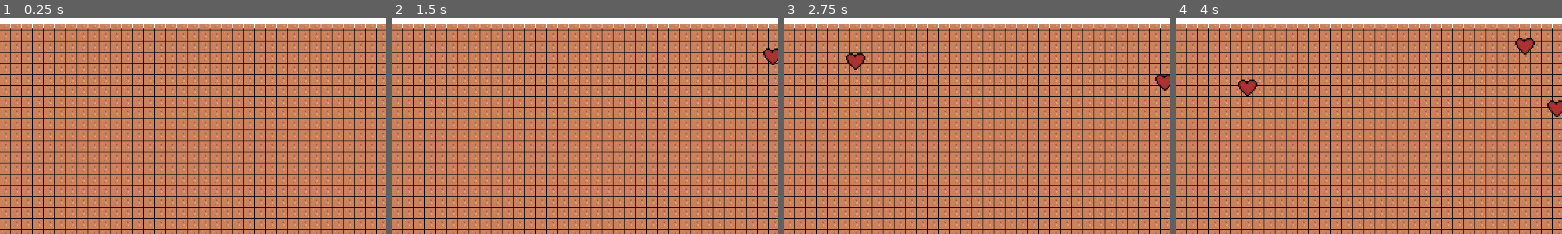
Above: before the commit, frames 1-4 (left to right).
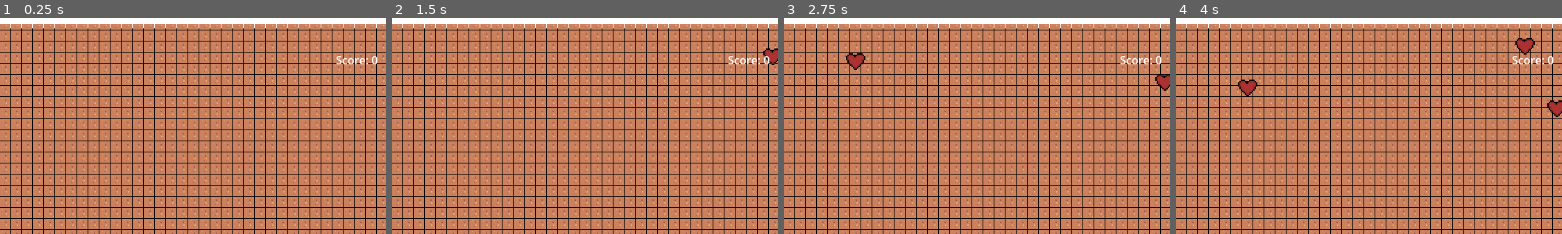
Above: after the commit, the same moments.

Repository: akhlex/Valentine-Game
Game: Godot game, scene res://scenes/main.tscn
Same seed, same stepped clock (60 frames per second), same inputs: the game is played once before the commit and once after it.
Inputs:
- Up to frame 1 (0.25 s): no input
- Up to frame 2 (1.5 s): tap Enter at 0.5 s; hold D (right) from 0.53 s (still down)
- Up to frame 3 (2.75 s): release D (right) at 2.03 s; hold A (left) from 2.03 s (still down)
- Up to frame 4 (4 s): release A (left) at 2.78 s; hold D (right) from 2.78 s (still down)
The pictures show only the part of the screen within x 2-52%, y 0-50%; the shares and areas given below are measured in that part.

The runs differ from the first frame. In frame 1, 0.2% of the frame differs, in the area x 87-98%, y 17-22%; in frame 2, 0.2%; in frame 3, 0.2%; in frame 4, 0.2%.

Commit message:
main menu init, basic stuff

Diff:
--- /dev/null
+++ b/global.gd
@@ -0,0 +1,4 @@
+extends Node
+
+
+var score = 0
--- a/project.godot
+++ b/project.godot
@@ -14,6 +14,10 @@
 run/main_scene="res://scenes/main.tscn"
 config/features=PackedStringArray("4.2", "GL Compatibility")
 config/icon="res://icon.svg"
+
+[autoload]
+
+Global="*res://global.gd"
 
 [input]
 
--- a/scenes/basket.gd
+++ b/scenes/basket.gd
@@ -4,4 +4,5 @@
 
 func _on_basket_area_area_entered(area):
 	if area.name == "HeartArea":
+		Global.score += 1
 		area.get_parent().queue_free()
--- /dev/null
+++ b/scenes/game_over.tscn
@@ -0,0 +1,9 @@
+[gd_scene format=3 uid="uid://b36k8226spfwb"]
+
+[node name="GameOver" type="Control"]
+layout_mode = 3
+anchors_preset = 15
+anchor_right = 1.0
+anchor_bottom = 1.0
+grow_horizontal = 2
+grow_vertical = 2
--- a/scenes/heart.gd
+++ b/scenes/heart.gd
@@ -5,4 +5,7 @@
 # Called every frame. 'delta' is the elapsed time since the previous frame.
 func _process(delta):
 	position.y += 0.5
-	pass
+
+
+func _on_visible_on_screen_notifier_2d_screen_exited():
+	queue_free()
--- a/scenes/heart.tscn
+++ b/scenes/heart.tscn
@@ -19,3 +19,9 @@
 [node name="CollisionShape2D" type="CollisionShape2D" parent="HeartArea"]
 position = Vector2(0, -1)
 shape = SubResource("CircleShape2D_newko")
+
+[node name="VisibleOnScreenNotifier2D" type="VisibleOnScreenNotifier2D" parent="."]
+position = Vector2(-4.76837e-07, -1.5)
+scale = Vector2(1.5, 1.45)
+
+[connection signal="screen_exited" from="VisibleOnScreenNotifier2D" to="." method="_on_visible_on_screen_notifier_2d_screen_exited"]
--- a/scenes/main.tscn
+++ b/scenes/main.tscn
@@ -1,9 +1,10 @@
-[gd_scene load_steps=8 format=3 uid="uid://blyp4508ga5jd"]
+[gd_scene load_steps=9 format=3 uid="uid://blyp4508ga5jd"]
 
 [ext_resource type="Script" path="res://scenes/main.gd" id="1_kur5i"]
 [ext_resource type="Texture2D" uid="uid://clp24ynv55vo2" path="res://assets/art/background.png" id="1_nmf45"]
 [ext_resource type="PackedScene" uid="uid://07sidlecqqk3" path="res://scenes/player.tscn" id="2_cdx5n"]
 [ext_resource type="Texture2D" uid="uid://dy4eyr605a7bk" path="res://assets/art/tilemap.png" id="3_goiig"]
+[ext_resource type="PackedScene" uid="uid://djk08fnuureif" path="res://scenes/score.tscn" id="5_uwrnn"]
 
 [sub_resource type="TileSetAtlasSource" id="TileSetAtlasSource_o8g2s"]
 texture = ExtResource("3_goiig")
@@ -481,4 +482,9 @@
 [node name="HeartTimer" type="Timer" parent="."]
 autostart = true
 
+[node name="Score" parent="." instance=ExtResource("5_uwrnn")]
+
+[node name="Camera2D" type="Camera2D" parent="."]
+position = Vector2(576, 324)
+
 [connection signal="timeout" from="HeartTimer" to="." method="_on_heart_timer_timeout"]
--- /dev/null
+++ b/scenes/main_menu.tscn
@@ -0,0 +1,33 @@
+[gd_scene load_steps=3 format=3 uid="uid://fpa3wxmi5ky8"]
+
+[ext_resource type="Texture2D" uid="uid://ciby752rybsqh" path="res://assets/art/MainMenu.png" id="1_00pbb"]
+[ext_resource type="Texture2D" uid="uid://5x5yjnf8jxim" path="res://assets/art/PlayButton.png" id="2_rlbta"]
+
+[node name="MainMenu" type="Control"]
+layout_mode = 3
+anchors_preset = 15
+anchor_right = 1.0
+anchor_bottom = 1.0
+grow_horizontal = 2
+grow_vertical = 2
+
+[node name="Panel" type="Panel" parent="."]
+layout_mode = 1
+anchors_preset = 15
+anchor_right = 1.0
+anchor_bottom = 1.0
+grow_horizontal = 2
+grow_vertical = 2
+
+[node name="Sprite2D" type="Sprite2D" parent="."]
+position = Vector2(576, 324)
+texture = ExtResource("1_00pbb")
+
+[node name="TextureButton" type="TextureButton" parent="."]
+layout_mode = 0
+offset_left = 912.0
+offset_top = 288.0
+offset_right = 1212.0
+offset_bottom = 588.0
+scale = Vector2(0.5, 0.5)
+texture_normal = ExtResource("2_rlbta")
--- /dev/null
+++ b/scenes/score.gd
@@ -0,0 +1,6 @@
+extends CanvasLayer
+
+
+# Called every frame. 'delta' is the elapsed time since the previous frame.
+func _process(delta):
+	$ScoreLabel.text = "Score: " + str(Global.score)
--- a/scenes/score.tscn
+++ b/scenes/score.tscn
@@ -1,7 +1,20 @@
-[gd_scene format=3 uid="uid://djk08fnuureif"]
+[gd_scene load_steps=3 format=3 uid="uid://djk08fnuureif"]
+
+[ext_resource type="Script" path="res://scenes/score.gd" id="1_dg1jp"]
+
+[sub_resource type="LabelSettings" id="LabelSettings_us1ip"]
 
 [node name="Score" type="CanvasLayer"]
+script = ExtResource("1_dg1jp")
 
 [node name="ScoreLabel" type="Label" parent="."]
-offset_right = 40.0
-offset_bottom = 23.0
+anchors_preset = -1
+anchor_left = 0.5
+anchor_right = 0.5
+anchor_bottom = 0.025
+offset_left = -24.0
+offset_top = 72.0
+offset_right = 16.0
+offset_bottom = 78.8
+grow_horizontal = 2
+label_settings = SubResource("LabelSettings_us1ip")
Binary file added: assets/art/MainMenu.png
Not shown, added: assets/art/MainMenu.png.import
Binary file added: assets/art/PlayButton.png
Not shown, added: assets/art/PlayButton.png.import
Binary file added: assets/art/PlayButtonHover.png
Not shown, added: assets/art/PlayButtonHover.png.import
